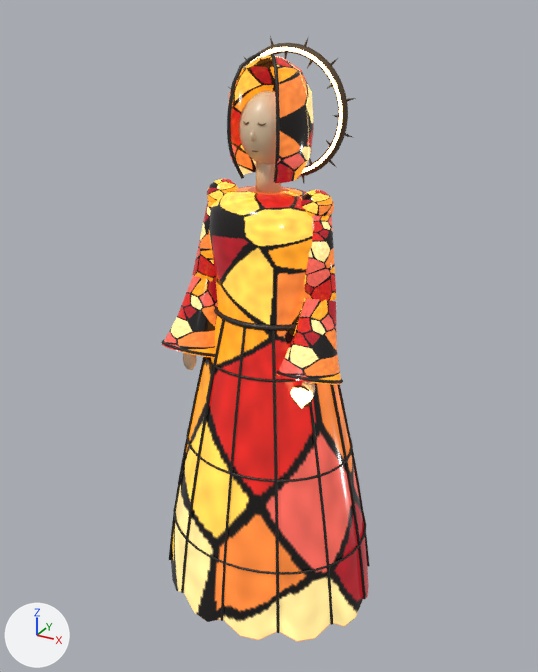
The glTF model haunted/models/stained_glass_saint.glb, before and after one commit.
Both versions are drawn from a 50 mm camera at (1.01, -1.834, 1.879) aimed at (-0.03, 0.057, 0.934). The lights are fixed; the arrows at lower left show +X, +Y and +Z. The older version comes first. Where no turn or scale is listed for an object, it has been applied to the vertices.

Objects in the first picture: 'ArmA_StainedGlass', 'ArmB_StainedGlass', 'HaloRing', 'Head_GildedSkin', 'Head_Lead', 'Head_Thorn', 'Robe', 'Saint_Root_Lead', 'Veil' and 6 more.
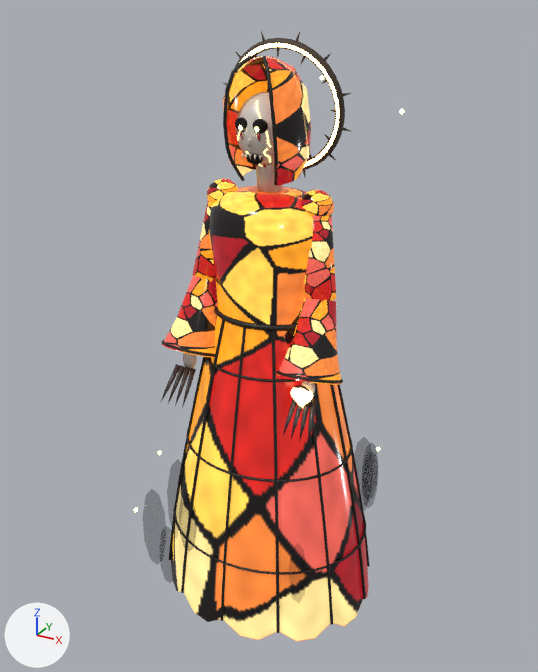
ob_pivot_head is not drawn itself; it is the parent of ob_haloring, ob_head_closedeyes, ob_head_gildedskin, ob_head_lead, ob_head_thorn, ob_veil.

The change, as a list of edits to the scene's bpy script:
```text
Change ob_pivot_head:
    ob_pivot_head.rotation_euler: (0.0, 0.0, 0.0) -> (0.15, 0.0, 0.0)  # degrees (0, 0, 0) -> degrees (8.6, 0, 0)
Add ob_saint_root_hsmoke:
    ob_saint_root_hsmoke = bpy.data.objects.new('Saint_Root_HSmoke', me_hsmoke0)  # 476 vertices, 896 faces; spans x -0.053..0.699, y -0.432..0.35, z -0.184..0.531; in mat_hsmoke (black #191621)
    ob_saint_root_hsmoke.location = (-0.323, 0.077, 0.126)
Add ob_saint_root_hmote_ff:
    ob_saint_root_hmote_ff = bpy.data.objects.new('Saint_Root_HMote_ff', me_hmote0)  # 84 vertices, 140 faces; spans x -0.066..0.601, y -0.444..0.294, z -0.83..0.504; in mat_hmote_ff (yellow #ffe589, glowing yellow #ffe589)
    ob_saint_root_hmote_ff.location = (-0.289, 0.159, 1.181)
Add ob_head_hvoid:
    ob_head_hvoid = bpy.data.objects.new('Head_HVoid', me_hmouth)  # 190 vertices, 368 faces; spans x -0.0487..0.0487, y -0.0276..0.0118, z -0.0165..0.1065; in mat_hvoid (black #0d0a0a)
    ob_head_hvoid.location = (0.0, -0.078, 1.511)
Add ob_head_hteeth:
    ob_head_hteeth = bpy.data.objects.new('Head_HTeeth', me_htoothb0)  # 60 vertices, 80 faces; spans x -0.0298..0.0306, y -0.3234..-0.2884, z 1.478..1.5104; in mat_hteeth (pale yellow #e1dacb)
    ob_head_hteeth.location = (0.0, 0.22, 0.017)
Add ob_head_htear_590507:
    ob_head_htear_590507 = bpy.data.objects.new('Head_HTear_590507', me_htear_1)  # 36 vertices, 64 faces; spans x -0.0307..0.0307, y -0.3258..-0.2599, z 1.467..1.5636; in mat_htear_590507 (red #a02730)
    ob_head_htear_590507.location = (0.0, 0.22, 0.017)
Add ob_head_hcrackglow:
    ob_head_hcrackglow = bpy.data.objects.new('Head_HCrackGlow', me_hcrack0)  # 270 vertices, 520 faces; spans x -0.051..0.05, y -0.318..-0.255, z 1.466..1.643; in mat_hcrackglow (yellow #ffe589, glowing yellow #ffe589)
    ob_head_hcrackglow.location = (0.0, 0.22, 0.017)
Add ob_armb_hclaw:
    ob_armb_hclaw = bpy.data.objects.new('ArmB_HClaw', me_hclawhandarmb0)  # 52 vertices, 88 faces; spans x 0.167..0.2518, y -0.2303..-0.147, z 0.7723..0.8791; in mat_hclaw (dark grey #3f3838)
    ob_armb_hclaw.location = (0.0, 0.0, 0.0)
Add ob_arma_hclaw:
    ob_arma_hclaw = bpy.data.objects.new('ArmA_HClaw', me_hclawhandarma0)  # 52 vertices, 88 faces; spans x -0.2518..-0.167, y -0.2303..-0.147, z 0.7723..0.8791; in mat_hclaw (dark grey #3f3838)
    ob_arma_hclaw.location = (0.0, 0.0, 0.0)
```

Pixel boxes [x1, y1, x2, y2] of what changed, in the pictures (538 x 672 px):
'Veil', turned: before [228, 55, 314, 183]; after [223, 56, 311, 186]
'Saint_Root_HSmoke', added: after [143, 437, 378, 603]
'Head_GildedSkin', turned: before [238, 91, 281, 193]; after [235, 92, 283, 192]
'Head_Thorn', turned: before [228, 36, 356, 183]; after [222, 31, 352, 177]
'Head_Lead', turned: before [227, 52, 280, 183]; after [223, 56, 278, 185]
'HaloRing', turned: before [250, 47, 343, 173]; after [241, 43, 340, 167]
'ArmA_HClaw', added: after [160, 364, 196, 408]
'ArmB_HClaw', added: after [283, 399, 317, 444]
'Head_HVoid', added: after [235, 117, 268, 165]
'Head_HCrackGlow', added: after [237, 100, 271, 166]
'Saint_Root_HMote_ff', added: after [134, 75, 404, 512]
'Head_HTeeth', added: after [242, 154, 263, 164]
'Head_HTear_590507', added: after [239, 132, 266, 167]
'Head_ClosedEyes', turned (not visible afterwards): before [243, 121, 266, 152]
